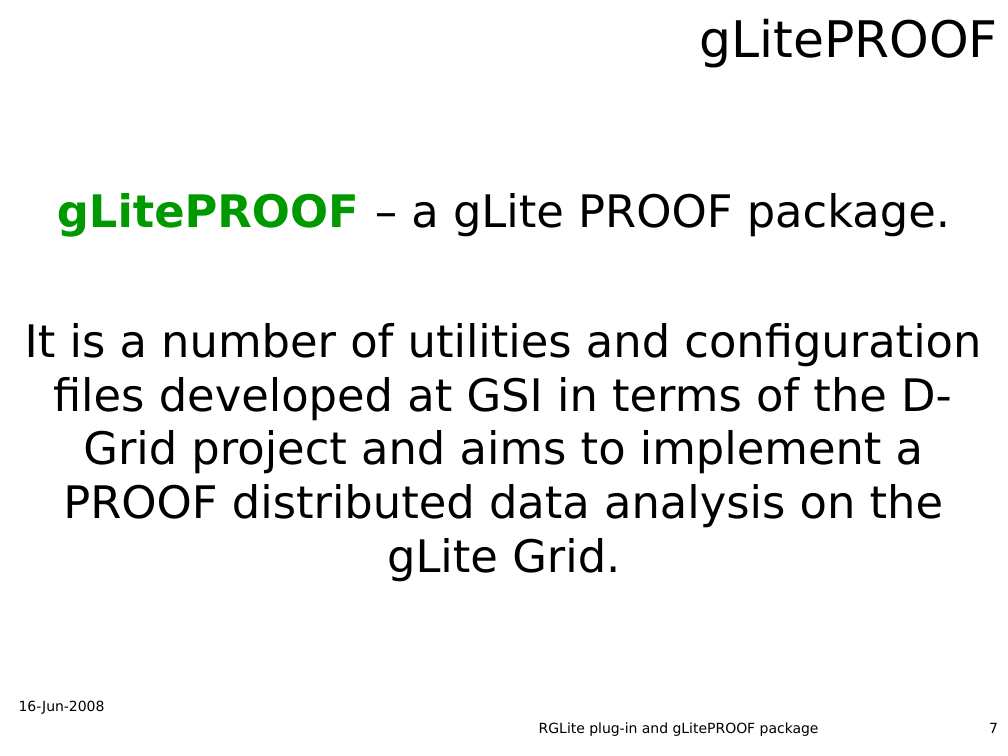
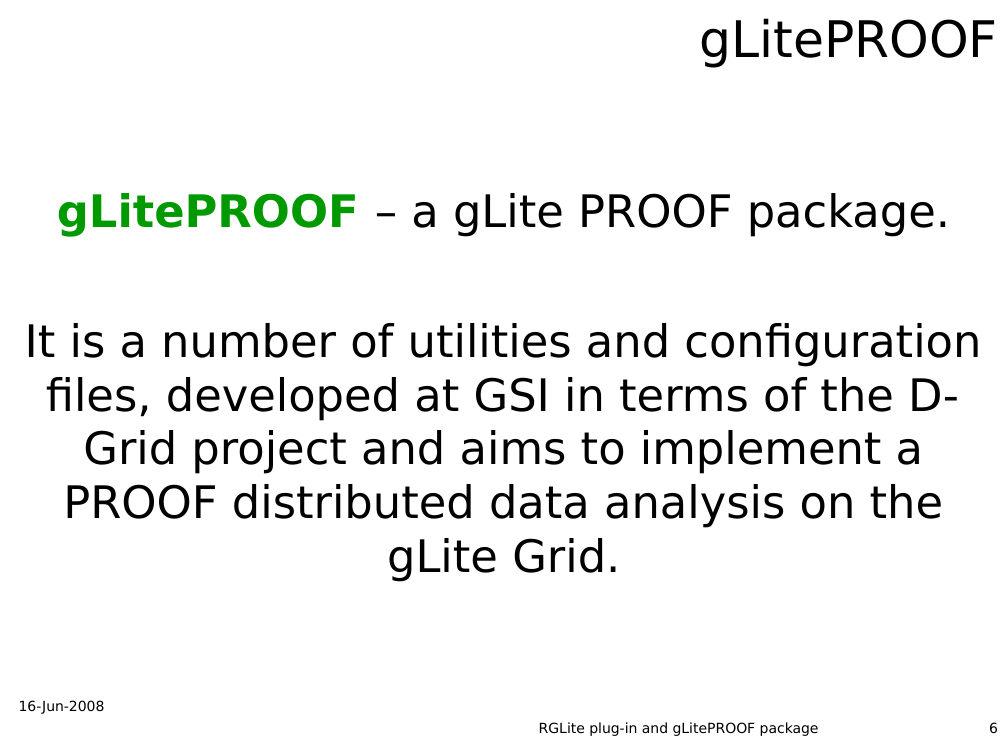
Before and after one commit to AnarManafov/PoDDocumentation, a slide deck: slide 6 of HEPCG-Workshops/2008-Jun/HEPCG-Workshops-2008-Jun-RGLite_gLitePROOF-GSI.ppt (slide 7 before the commit). Drawn at 1008x756 pixels with LibreOffice and Linux fonts; fonts in the diff are those of the drawing; background and template pictures are left out. Boxes give left, top, right and bottom in pixels: in the first picture for what was removed or moved away, otherwise in the second. Text is boxed around its words. In the diff, an @@ line names an element or a change of style, - is before the commit and + after.

```diff
--- a/HEPCG-Workshops/2008-Jun/HEPCG-Workshops-2008-Jun-RGLite_gLitePROOF-GSI.ppt
+++ b/HEPCG-Workshops/2008-Jun/HEPCG-Workshops-2008-Jun-RGLite_gLitePROOF-GSI.ppt
@@ text at box(25, 323, 981, 582): text changed @@
-It is a number of utilities and configuration files developed at GSI in terms of the D-Grid project and aims to implement a PROOF distributed data analysis on the gLite Grid.
+It is a number of utilities and configuration files, developed at GSI in terms of the D-Grid project and aims to implement a PROOF distributed data analysis on the gLite Grid.
@@ page number at box(989, 722, 998, 734): text changed @@
-7
+6
```
Also in this commit, not shown: 5 other slides changed, 1 slide removed.
